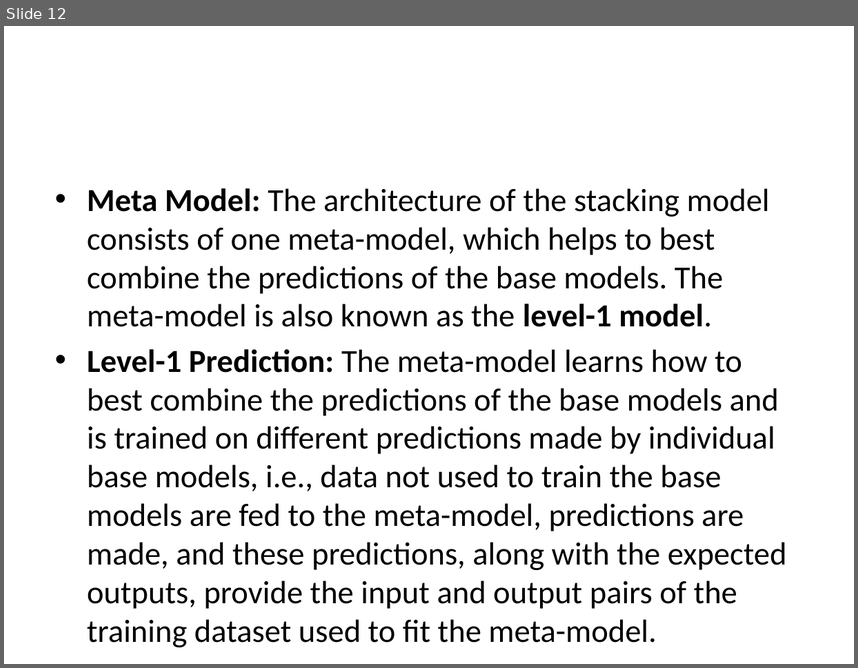
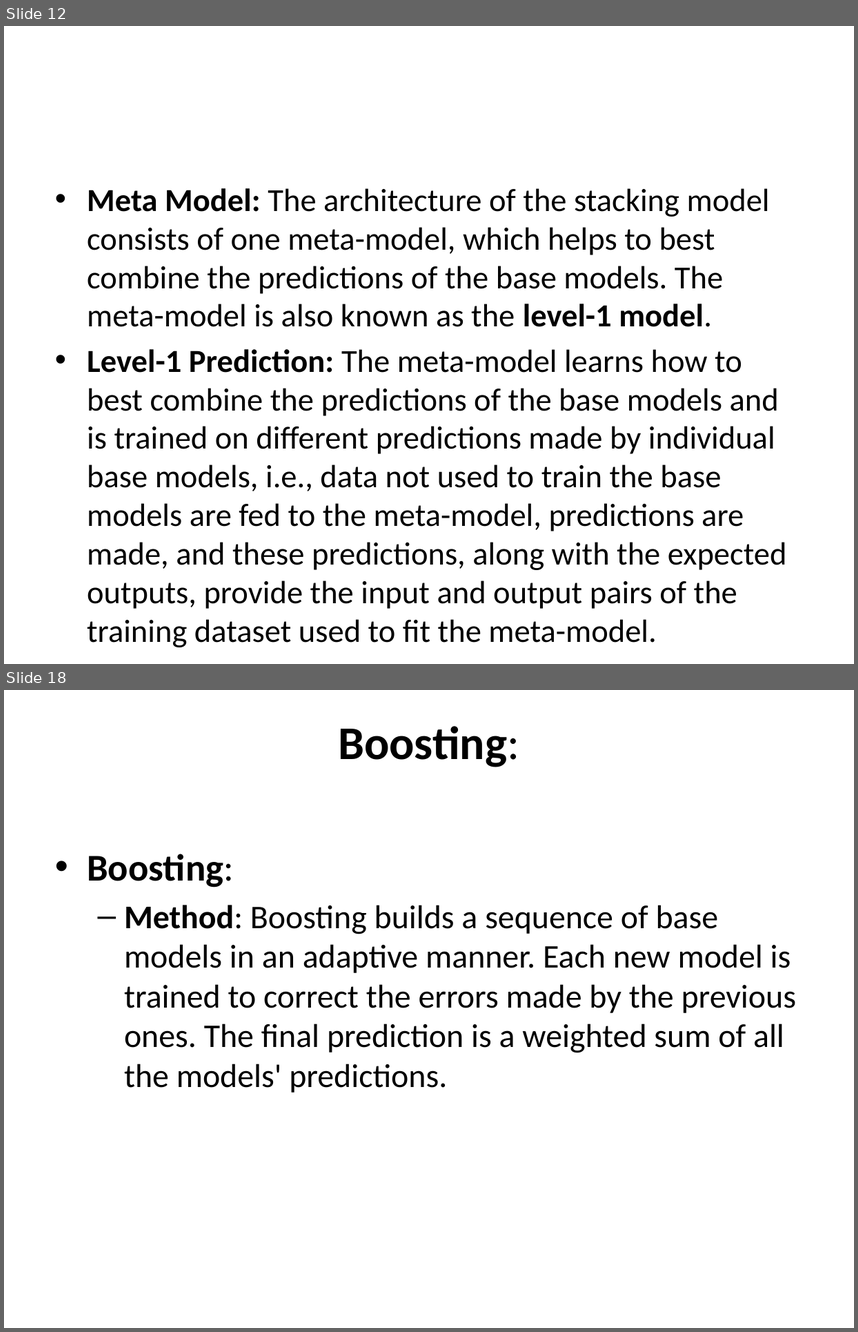
Before and after one commit to devipriyak/Machine-Learning-AI_ML-21-BAtch-V-sem, a slide deck: Ensemble Learning.pptx. Shown one above the other, each under a label of ours: slide 12 before the commit, slides 12 and 18 after it; the slides between them are not shown. The pictures are 858x668 and 858x1332 pixels, drawn with LibreOffice and Linux fonts; fonts in the diff are those of the drawing. Boxes give left, top, right and bottom in pixels: in the first picture for what was removed or moved away, otherwise in the second. Text is boxed around its words. In the diff, an @@ line names an element or a change of style, - is before the commit and + after.

```diff
--- a/Ensemble Learning.pptx
+++ b/Ensemble Learning.pptx
@@ slide 18 added at box(4, 690, 854, 1328), background #FFFFFF @@
@@ title added at box(338, 726, 519, 767), 39.6 pt, text #000000, bold @@
+Boosting:
@@ text added at box(87, 854, 796, 1092), 28 pt, text #000000 @@
+• Boosting:
+  – Method: Boosting builds a sequence of base models in an adaptive manner. Each new model is trained to correct the errors made by the previous ones. The final prediction is a weighted sum of all the models' predictions.
```
Also in this commit, not shown: 1 slide changed, 8 other slides added, 1 slide removed.
